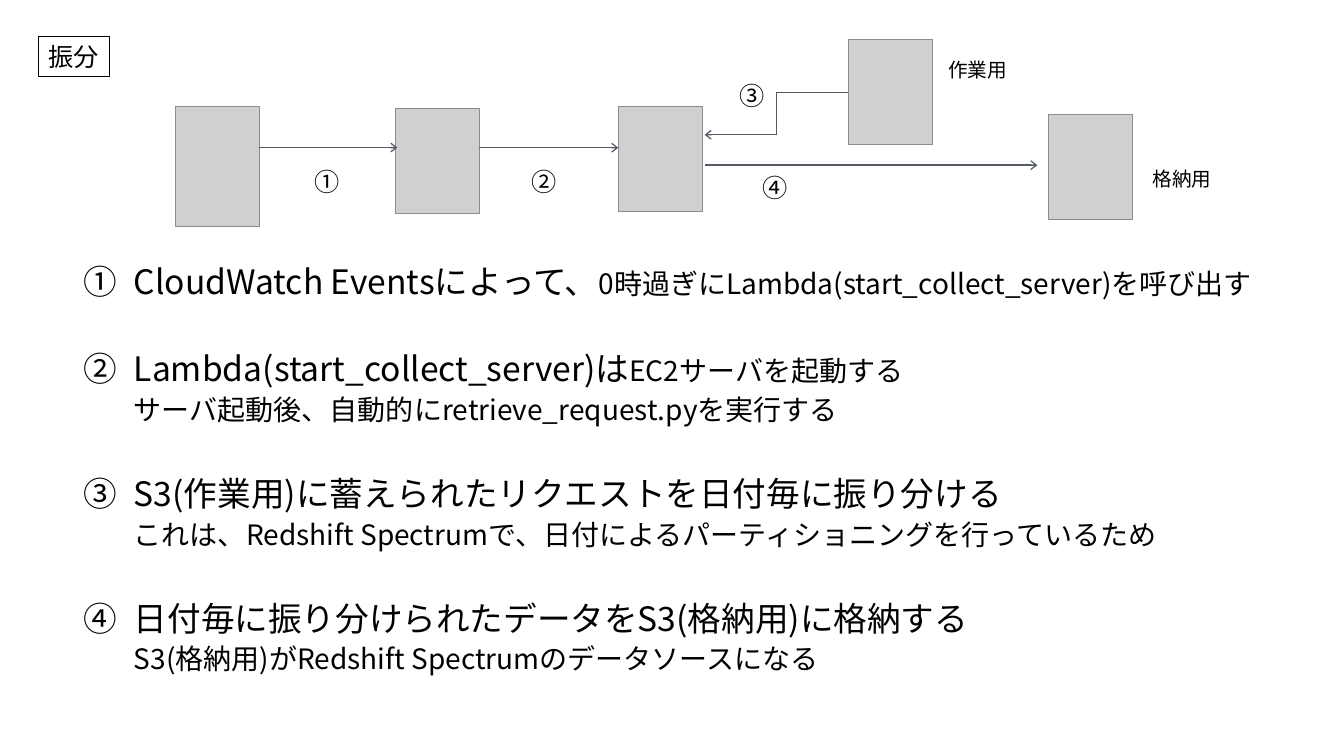
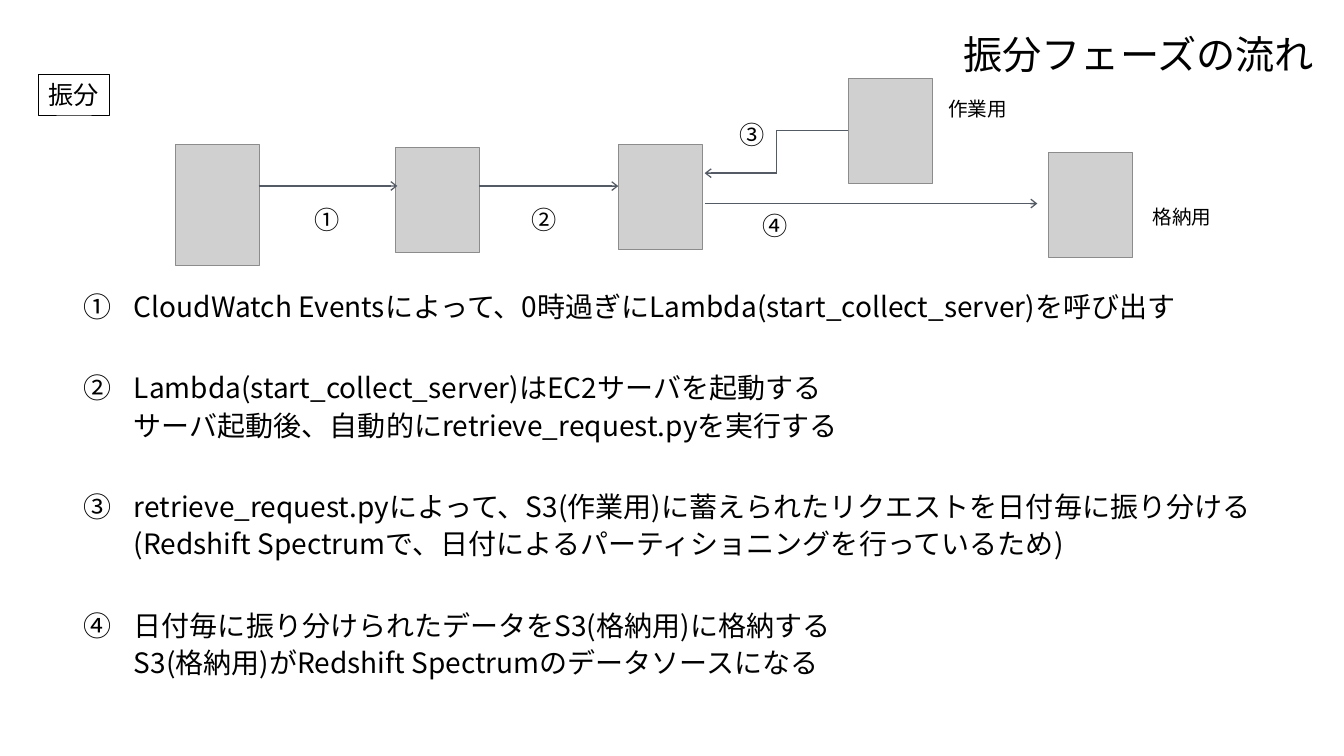
Before and after one commit to kodamashinji/task3, a slide deck: slide 12 of doc/arch.pptx (slide 10 before the commit). Drawn at 1344x756 pixels with LibreOffice and Linux fonts; fonts in the diff are those of the drawing; grey boxes stand for pictures. Boxes give left, top, right and bottom in pixels: in the first picture for what was removed or moved away, otherwise in the second. Text is boxed around its words. In the diff, an @@ line names an element or a change of style, - is before the commit and + after.

```diff
--- a/doc/arch.pptx
+++ b/doc/arch.pptx
@@ text added at <box>964,36,1314,72</box>, 28 pt, text #000000 @@
+振分フェーズの流れ
@@ 6 texts, 5 pictures, 3 arrows, 1 rectangle, 1 elbow arrow: place and size @@
-6 texts, 5 pictures, 3 arrows, 1 rectangle, 1 elbow arrow at <box>38,36,1212,227</box>
+6 texts, 5 pictures, 3 arrows, 1 rectangle, 1 elbow arrow at <box>38,75,1212,265</box>
@@ text "CloudWatch Eventsによって、0時過ぎにLambda(start_collect_server)を呼び出す": place and size @@
-text "CloudWatch Eventsによって、0時過ぎにLambda(start_collect_server)を呼び出す" at <box>134,267,1251,676</box>
+text "CloudWatch Eventsによって、0時過ぎにLambda(start_collect_server)を呼び出す" at <box>134,293,1250,680</box>
@@ text at <box>134,293,1175,642</box>: size 24 to 20 pt in "CloudWatch Eventsによって、0時過ぎにLambda(start_collect_server)を呼び出す", "Lambda(start_collect_server)はEC2サーバを起動する", "日付毎に振り分けられたデータをS3(格納用)に格納する" @@
@@ text at <box>134,493,1250,561</box>: text changed @@
-3. S3(作業用)に蓄えられたリクエストを日付毎に振り分ける
-  これは、Redshift Spectrumで、日付によるパーティショニングを行っているため
+3. retrieve_request.pyによって、S3(作業用)に蓄えられたリクエストを日付毎に振り分ける
+  (Redshift Spectrumで、日付によるパーティショニングを行っているため)
```
Also in this commit, not shown: 8 other slides changed, 4 slides added, 1 other file.
